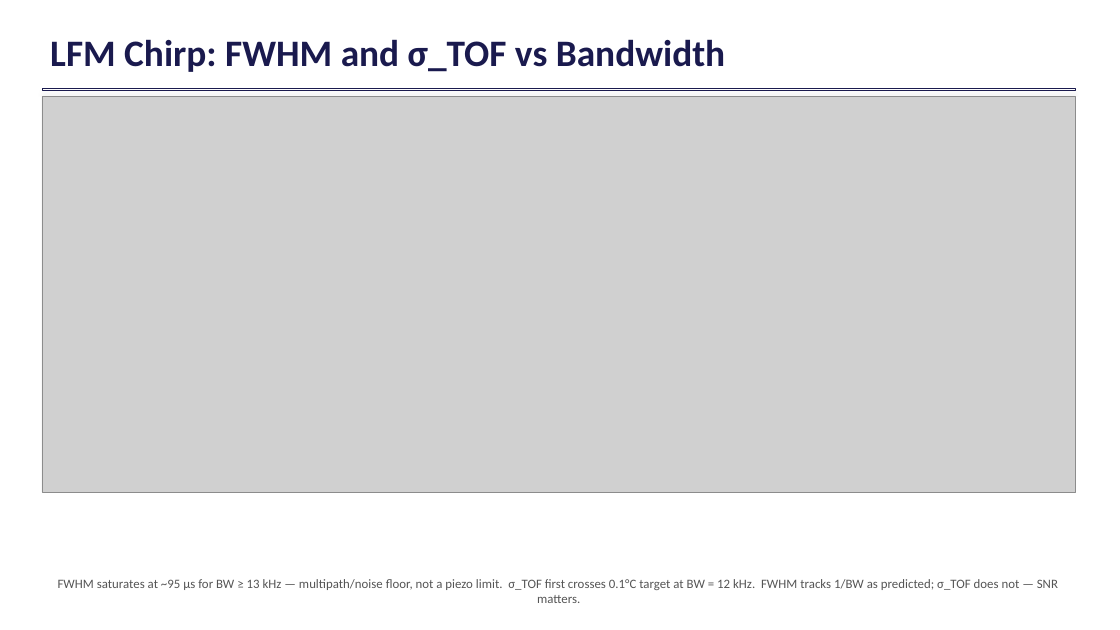
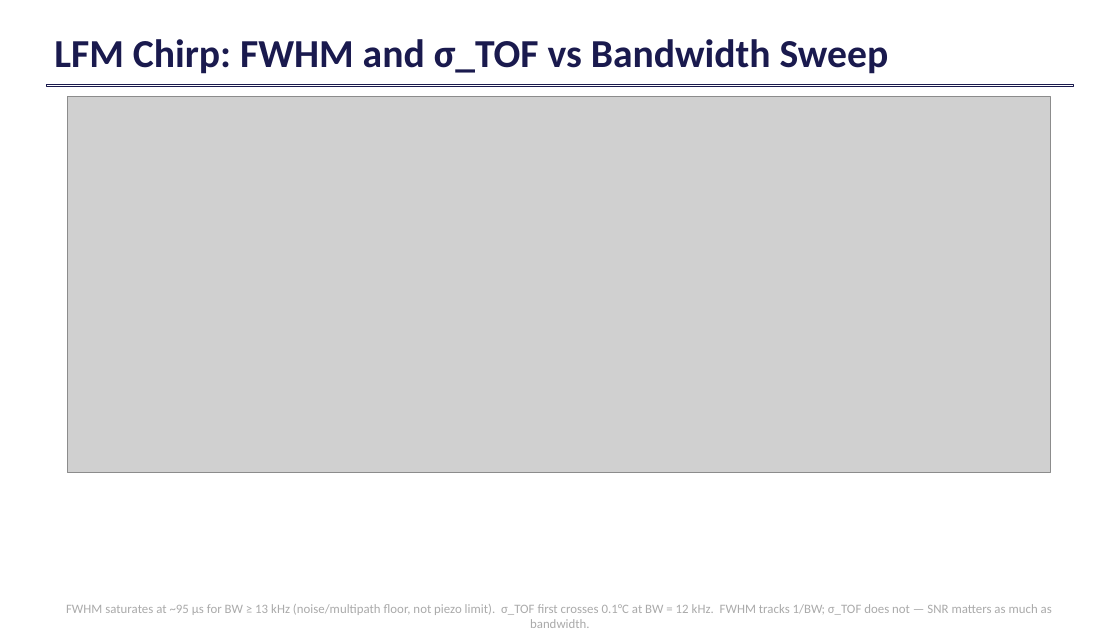
Before and after one commit to cyrusurheim29/batping, a slide deck: slide 8 of siglent_project/BATPING_presentation_July2026.pptx (slide 6 before the commit). Drawn at 1120x630 pixels with LibreOffice and Linux fonts; fonts in the diff are those of the drawing; grey boxes stand for pictures. Boxes give left, top, right and bottom in pixels: in the first picture for what was removed or moved away, otherwise in the second. Text is boxed around its words. In the diff, an @@ line names an element or a change of style, - is before the commit and + after.

```diff
--- a/siglent_project/BATPING_presentation_July2026.pptx
+++ b/siglent_project/BATPING_presentation_July2026.pptx
@@ text at (x1=54, y1=39, x2=889, y2=74): text changed; size 32 to 34 pt @@
-LFM Chirp: FWHM and σ_TOF vs Bandwidth
+LFM Chirp: FWHM and σ_TOF vs Bandwidth Sweep
@@ rectangle resized from (x1=42, y1=88, x2=1075, y2=91) to (x1=46, y1=84, x2=1074, y2=87) @@
@@ picture resized from (x1=42, y1=97, x2=1075, y2=492) to (x1=67, y1=97, x2=1050, y2=473) @@
@@ text at (x1=66, y1=604, x2=1052, y2=628): text changed; text colour #555555 to #AAAAAA @@
-FWHM saturates at ~95 μs for BW ≥ 13 kHz — multipath/noise floor, not a piezo limit. σ_TOF first crosses 0.1°C target at BW = 12 kHz. FWHM tracks 1/BW as predicted; σ_TOF does not — SNR matters.
+FWHM saturates at ~95 μs for BW ≥ 13 kHz (noise/multipath floor, not piezo limit). σ_TOF first crosses 0.1°C at BW = 12 kHz. FWHM tracks 1/BW; σ_TOF does not — SNR matters as much as bandwidth.
```
Also in this commit, not shown: 12 other slides changed, 9 slides added, 4 slides removed, 1 other file.
